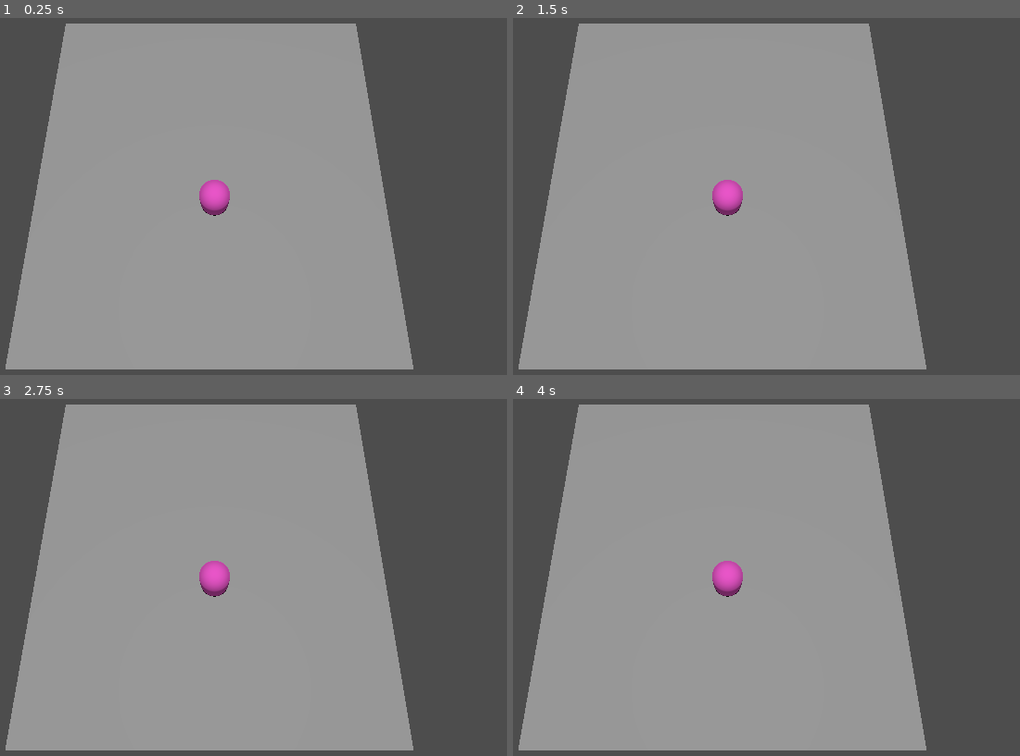
Above: before the commit, frames 1-4 (two rows, left to right).
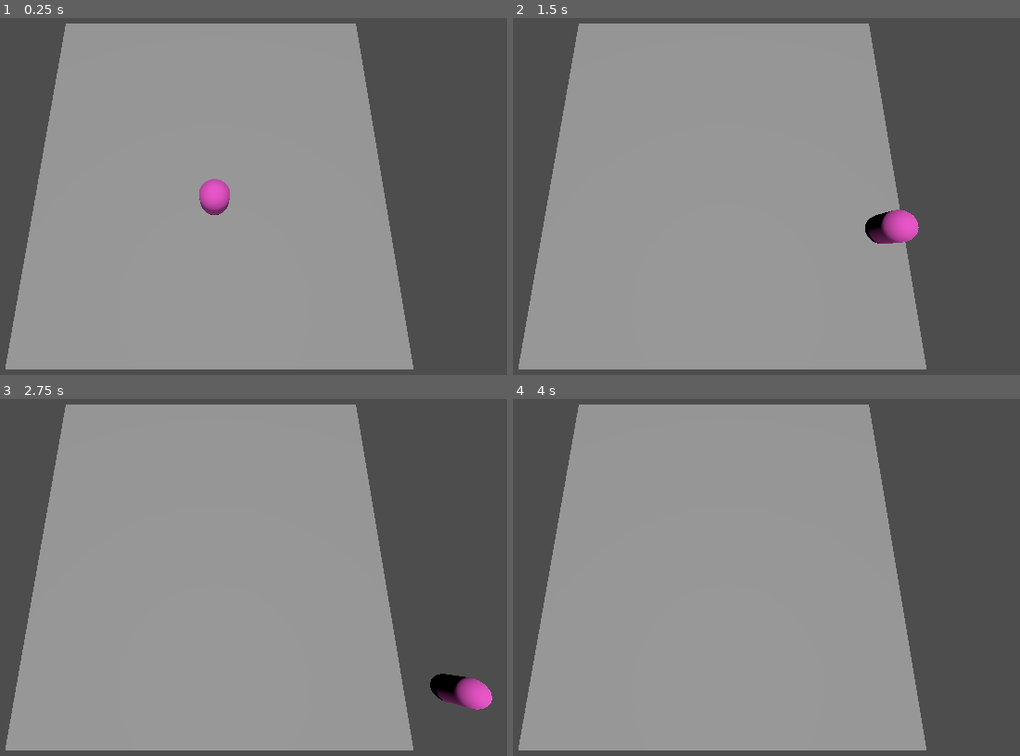
Above: after the commit, the same moments.

Repository: mayaarafa/overhacked
Game: Godot game, scene res://game_scene.tscn
Same seed, same stepped clock (60 frames per second), same inputs: the game is played once before the commit and once after it.
Inputs:
- Up to frame 1 (0.25 s): no input
- Up to frame 2 (1.5 s): tap Enter (ui_accept) at 0.5, 0.77, 0.8, 1.07, 1.35 s; hold Right (ui_right) 0.53-1.28 s; tap Shift (dash, bound only after the commit) at 0.6 s; hold Down (ui_down) from 1.28 s (still down)
- Up to frame 3 (2.75 s): tap Enter (ui_accept) at 1.52, 1.82, 2.3 s; tap Shift (dash, bound only after the commit) at 1.55, 2.1 s; release Down (ui_down) at 2.03 s; hold Right (ui_right) from 2.03 s (still down)
- Up to frame 4 (4 s): release Right (ui_right) at 2.78 s; hold Up (ui_up) 2.78-3.53 s; tap Shift (dash, bound only after the commit) at 2.85 s; tap Enter (ui_accept) at 3.02, 3.32, 3.5, 3.6, 3.77 s; hold Left (ui_left) from 3.53 s (still down)

The runs differ from the first frame. In frame 1, less than 0.1% of the frame differs, in the area x 39-46%, y 45-56%; in frame 2, 1.3%; in frame 3, 1.4%, in the area x 39-98%, y 45-88%; in frame 4, 0.5%.

Commit message:
dash working

Diff:
--- a/game_scene.tscn
+++ b/game_scene.tscn
@@ -1,4 +1,6 @@
-[gd_scene load_steps=4 format=3 uid="uid://cb1vfu13vd8yg"]
+[gd_scene load_steps=5 format=3 uid="uid://cb1vfu13vd8yg"]
+
+[ext_resource type="Script" uid="uid://bvldu7wbvjp2g" path="res://player_movement.gd" id="1_mlf6e"]
 
 [sub_resource type="CapsuleMesh" id="CapsuleMesh_05hpe"]
 
@@ -9,11 +11,8 @@
 
 [node name="game scene" type="Node3D"]
 
-[node name="CSGBox3D" type="CSGBox3D" parent="."]
-transform = Transform3D(1, 0, 0, 0, 1, 0, 0, 0, 1, -0.16564941, -0.14435756, -1.4381027)
-size = Vector3(13.109619, 0.44506836, 13.740524)
-
 [node name="CharacterBody3D" type="CharacterBody3D" parent="."]
+script = ExtResource("1_mlf6e")
 
 [node name="CSGMesh3D" type="CSGMesh3D" parent="CharacterBody3D"]
 transform = Transform3D(1, 0, 0, 0, 1, 0, 0, 0, 1, 0, 1, 0)
@@ -24,8 +23,20 @@
 transform = Transform3D(1, 0, 0, 0, 1, 0, 0, 0, 1, 0, 1, 0)
 shape = SubResource("CapsuleShape3D_po0ka")
 
+[node name="DashCooldown" type="Timer" parent="CharacterBody3D"]
+wait_time = 0.7
+one_shot = true
+
+[node name="DashDuration" type="Timer" parent="CharacterBody3D"]
+one_shot = true
+
 [node name="Camera3D" type="Camera3D" parent="."]
 transform = Transform3D(1, 0, 0, 0, 0.25881907, 0.9659258, 0, -0.9659258, 0.25881907, 0, 10, 2)
 
 [node name="DirectionalLight3D" type="DirectionalLight3D" parent="."]
 transform = Transform3D(1, 0, 0, 0, 0.05916698, 0.9982481, 0, -0.9982481, 0.05916698, 0, 10.612567, 0)
+
+[node name="CSGBox3D" type="CSGBox3D" parent="."]
+transform = Transform3D(1, 0, 0, 0, 1, 0, 0, 0, 1, -0.16564941, -0.14435756, -1.4381027)
+use_collision = true
+size = Vector3(13.109619, 0.44506836, 13.740524)
--- /dev/null
+++ b/player_movement.gd
@@ -0,0 +1,61 @@
+extends CharacterBody3D
+
+const SPEED = 5.0;
+const JUMP_VELOCITY = 4.5;
+const DASH_SPEED = 8.00;
+const DASH_COOLDOWN = 3;
+const DASH_DURATION = 0.5;
+var can_dash = true;
+var is_dashing = false;
+@onready var dash_cooldown: Timer = get_node("DashCooldown");
+@onready var dash_duration: Timer = get_node("DashDuration");
+
+func _ready() -> void:
+	dash_cooldown.wait_time = DASH_COOLDOWN;
+	dash_duration.wait_time = DASH_DURATION;
+
+func _physics_process(delta: float) -> void:
+
+	# Add the gravity.
+	if not is_on_floor():
+		velocity += get_gravity() * delta
+
+	# handle dash.
+	if can_dash == false && dash_duration.is_stopped():
+		is_dashing = false;
+		dash_cooldown.start();
+
+	if is_dashing == false && can_dash == false && dash_cooldown.is_stopped():
+		can_dash = true;
+
+	# Handle jump.
+	if Input.is_action_just_pressed("ui_accept") and is_on_floor():
+		velocity.y = JUMP_VELOCITY
+
+	# Get the input direction and handle the movement/deceleration.
+	# As good practice, you should replace UI actions with custom gameplay actions.
+	var input_dir := Input.get_vector("ui_left", "ui_right", "ui_up", "ui_down")
+	var direction := (transform.basis * Vector3(input_dir.x, 0, input_dir.y)).normalized()
+
+	if direction && !is_dashing:
+		velocity.x = direction.x * SPEED
+		velocity.z = direction.z * SPEED
+
+	elif !is_dashing:
+		velocity.x = move_toward(velocity.x, 0, SPEED)
+		velocity.z = move_toward(velocity.z, 0, SPEED)
+
+	# handle dash movement
+	if Input.is_action_just_pressed("dash") && can_dash:
+		print("dash attempted");
+		can_dash = false;
+		is_dashing = true;
+		dash_duration.start();
+		velocity.x = direction.x * DASH_SPEED;
+		velocity.z = direction.z * DASH_SPEED;
+
+	elif Input.is_action_just_pressed("dash") && !can_dash:
+		print("dash on cd");
+
+
+	move_and_slide()
--- a/project.godot
+++ b/project.godot
@@ -14,3 +14,11 @@
 run/main_scene="uid://cb1vfu13vd8yg"
 config/features=PackedStringArray("4.5", "Forward Plus")
 config/icon="res://icon.svg"
+
+[input]
+
+dash={
+"deadzone": 0.2,
+"events": [Object(InputEventKey,"resource_local_to_scene":false,"resource_name":"","device":0,"window_id":0,"alt_pressed":false,"shift_pressed":false,"ctrl_pressed":false,"meta_pressed":false,"pressed":false,"keycode":0,"physical_keycode":4194325,"key_label":0,"unicode":0,"location":0,"echo":false,"script":null)
+]
+}
Not shown, added: player_movement.gd.uid
